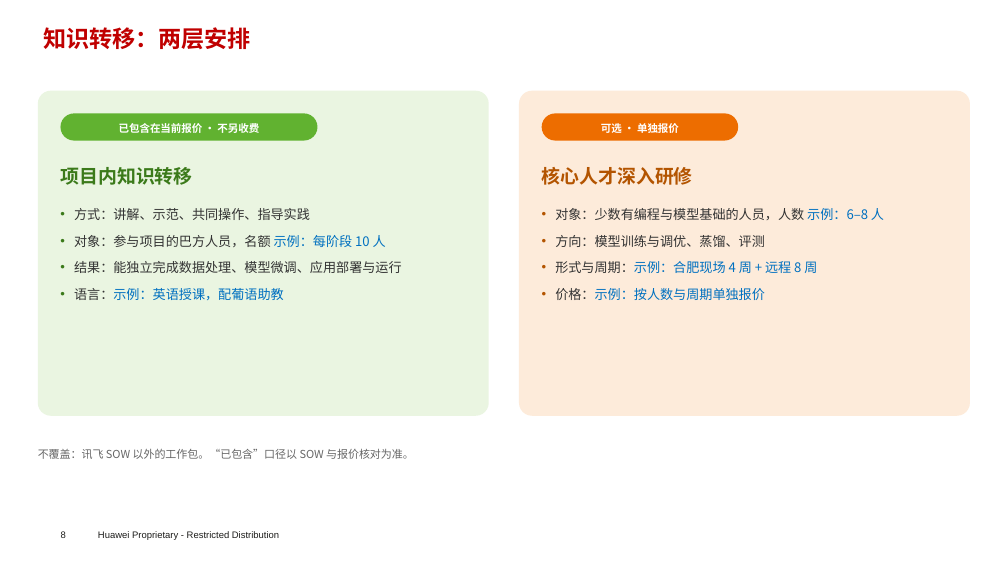
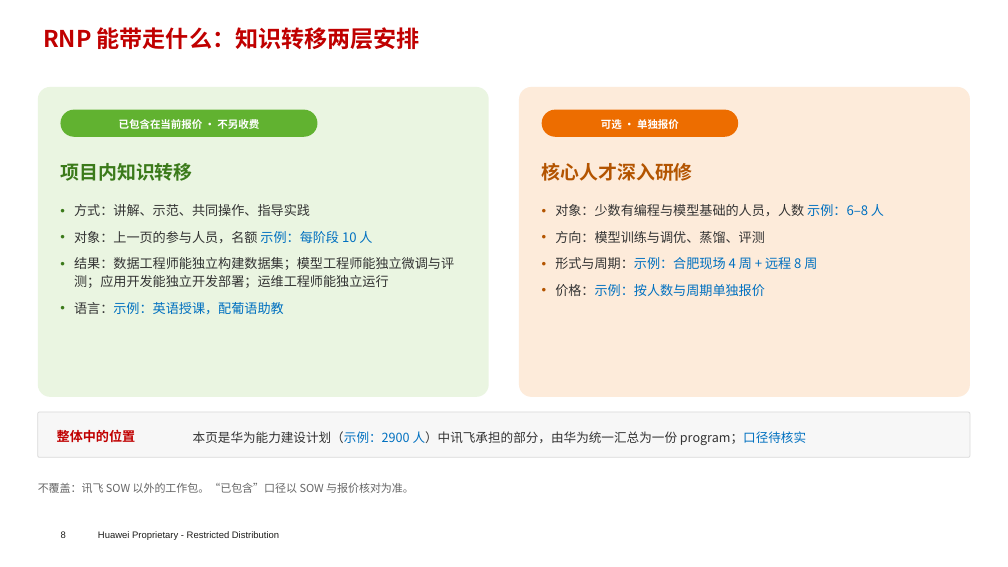
Before and after one commit to chyhcs/wyyh, a slide deck: slide 8 of RNP-讯飞交流-中文简版.pptx. Drawn at 1008x567 pixels with LibreOffice and Linux fonts; fonts in the diff are those of the drawing; background and template pictures are left out. Boxes give left, top, right and bottom in pixels: in the first picture for what was removed or moved away, otherwise in the second. Text is boxed around its words. In the diff, an @@ line names an element or a change of style, - is before the commit and + after.

```diff
--- a/RNP-讯飞交流-中文简版.pptx
+++ b/RNP-讯飞交流-中文简版.pptx
@@ subtitle at <box>43,27,420,49</box>: text changed @@
-知识转移：两层安排
+RNP 能带走什么：知识转移两层安排
@@ rounded rectangle: place and size @@
-rounded rectangle at <box>38,91,488,416</box>
+rounded rectangle at <box>38,87,488,397</box>
@@ rounded rectangle: place and size @@
-rounded rectangle at <box>520,91,970,416</box>
+rounded rectangle at <box>520,87,970,397</box>
@@ 2 rounded rectangles, 2 texts: place and size @@
-2 rounded rectangles, 2 texts at <box>60,113,739,185</box>
+2 rounded rectangles, 2 texts at <box>60,110,739,181</box>
@@ text "对象：少数有编程与模型基础的人员，人数 示例：6–8 人": place and size @@
-text "对象：少数有编程与模型基础的人员，人数 示例：6–8 人" at <box>555,208,884,300</box>
+text "对象：少数有编程与模型基础的人员，人数 示例：6–8 人" at <box>555,204,884,296</box>
@@ text at <box>74,231,454,288</box>: text changed @@
-• 对象：参与项目的巴方人员，名额 示例：每阶段 10 人
-• 结果：能独立完成数据处理、模型微调、应用部署与运行
+• 对象：上一页的参与人员，名额 示例：每阶段 10 人
+• 结果：数据工程师能独立构建数据集；模型工程师能独立微调与评测；应用开发能独立开发部署；运维工程师能独立运行
@@ rounded rectangle added at <box>38,412,970,457</box>, fill #F7F7F7, outline #D9D9D9 0.75 pt @@
@@ text added at <box>57,429,136,442</box>, 12.5 pt, text #C00000, bold @@
+整体中的位置
@@ text added at <box>193,431,806,445</box>, 12 pt, text #333333 @@
+本页是华为能力建设计划（示例：2900 人）中讯飞承担的部分，由华为统一汇总为一份 program；口径待核实
@@ text "不覆盖：讯飞 SOW 以外的工作包。“已包含”口径以 SOW 与报价核对为准。": place and size @@
-text "不覆盖：讯飞 SOW 以外的工作包。“已包含”口径以 SOW 与报价核对为准。" at <box>38,449,414,459</box>
+text "不覆盖：讯飞 SOW 以外的工作包。“已包含”口径以 SOW 与报价核对为准。" at <box>38,483,414,493</box>
```
Also in this commit, not shown: 2 other slides changed, 1 other file.
